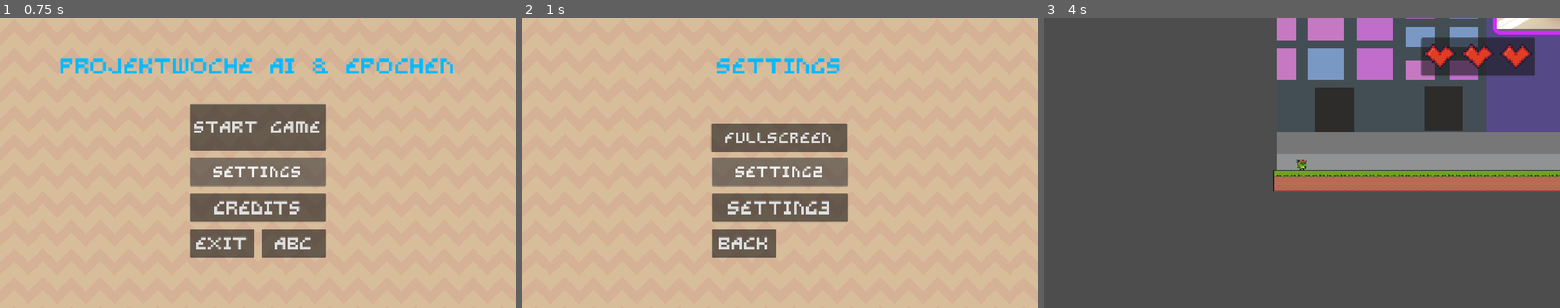
Above: before the commit, frames 1-3 (left to right).
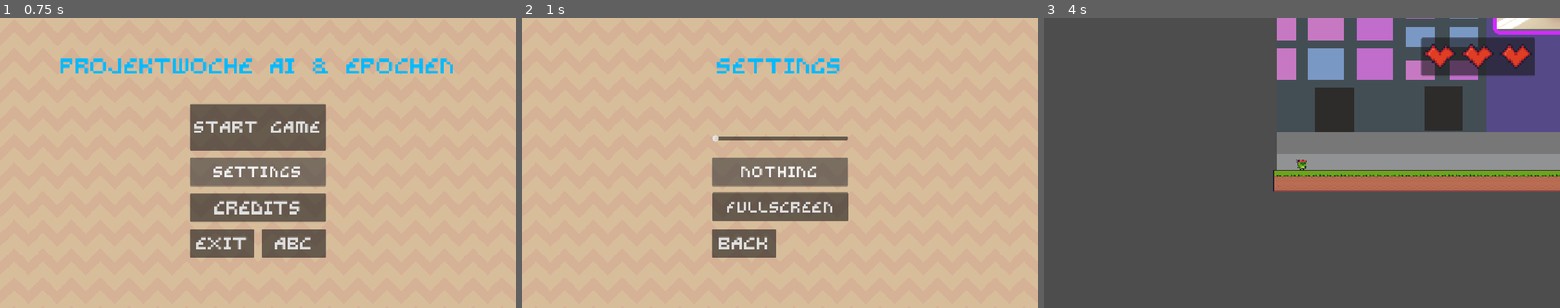
Above: after the commit, the same moments.

Repository: tghts/Projektwoche-Spieleentwicklung
Game: Godot game, scene res://Scene/main_menu.tscn
The game is run twice, just before and just after one commit, with the same random seed, the same clock (stepped at 60 frames per second) and the same inputs.
Inputs (mouse positions are in pixels of both pictures, inside the frame that each line leads up to):
- Up to frame 1 (0.75 s): click "Settings" at 0.5 s
- Up to frame 2 (1 s): no input
- Up to frame 3 (4 s): click "Setting2" (after the commit: "Nothing") at 1.25 s; click (1302, 206) at 2 s, where only the run before the commit has a clickable "Setting3"; click "Back" at 2.75 s; click "Start Game" at 3.5 s

Frame 1 is identical in both runs. In frame 2, 3.6% of the frame differs, in the area x 36-64%, y 36-71%; in frame 3, nothing differs.

Commit message:
add slider
it slides

Diff:
--- a/Scene/settings.tscn
+++ b/Scene/settings.tscn
@@ -53,10 +53,10 @@
 
 [node name="Fullscreen" type="Button" parent="." unique_id=609171311]
 texture_filter = 1
-offset_left = 422.0
-offset_top = 236.0
-offset_right = 726.0
-offset_bottom = 300.0
+offset_left = 425.0
+offset_top = 390.0
+offset_right = 729.0
+offset_bottom = 454.0
 theme_override_fonts/font = ExtResource("2_mvx5f")
 theme_override_font_sizes/font_size = 24
 text = "Fullscreen"
@@ -70,18 +70,7 @@
 offset_bottom = 376.0
 theme_override_fonts/font = ExtResource("2_mvx5f")
 theme_override_font_sizes/font_size = 24
-text = "Setting2"
-metadata/_edit_use_anchors_ = true
-
-[node name="Setting3" type="Button" parent="." unique_id=887439438]
-texture_filter = 1
-offset_left = 424.0
-offset_top = 392.0
-offset_right = 728.0
-offset_bottom = 456.0
-theme_override_fonts/font = ExtResource("2_mvx5f")
-theme_override_font_sizes/font_size = 28
-text = "Setting3"
+text = "Nothing"
 metadata/_edit_use_anchors_ = true
 
 [node name="Back" type="Button" parent="." unique_id=326929855]
@@ -102,6 +91,24 @@
 stream = SubResource("AudioStreamWAV_cmh6x")
 volume_db = 10.321
 
+[node name="HSlider" type="HSlider" parent="." unique_id=603689461]
+offset_left = 424.0
+offset_top = 240.0
+offset_right = 728.0
+offset_bottom = 298.0
+
+[node name="TextureRect2" type="TextureRect" parent="HSlider" unique_id=901368586]
+layout_mode = 1
+anchors_preset = 15
+anchor_right = 1.0
+anchor_bottom = 1.0
+offset_left = 6.0
+offset_top = -164.0
+offset_right = 2.0
+offset_bottom = -164.0
+grow_horizontal = 2
+grow_vertical = 2
+
 [connection signal="pressed" from="Fullscreen" to="." method="_on_fullscreen_pressed"]
 [connection signal="pressed" from="Settingknopf" to="." method="_on_settingknopf_pressed"]
 [connection signal="pressed" from="Back" to="." method="_on_back_pressed"]
